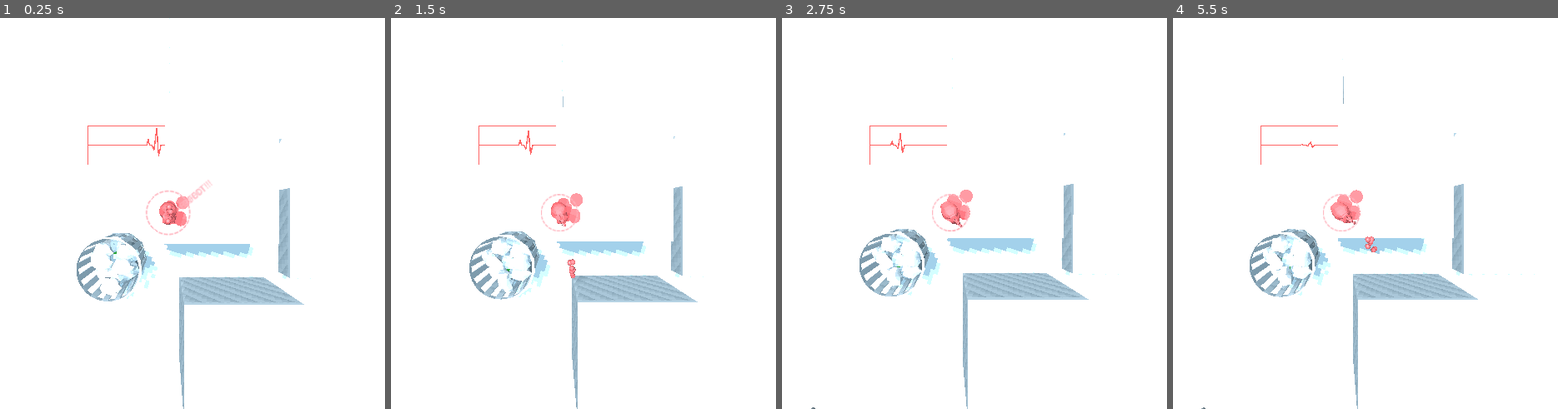
Above: before the commit, frames 1-4 (left to right).
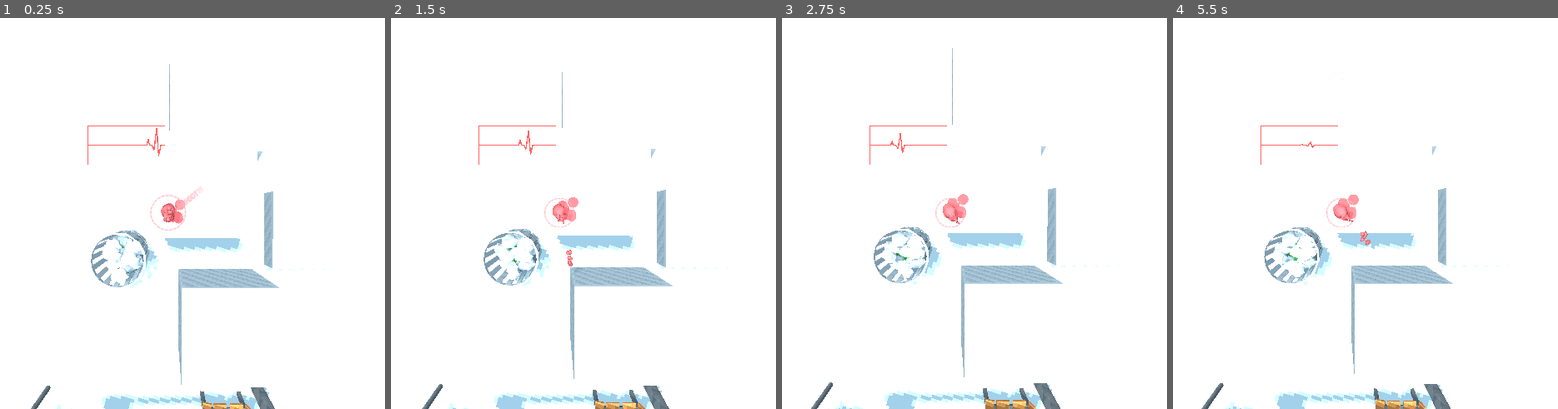
Above: after the commit, the same moments.

Repository: CaptainProton42/ldjam46
Game: Godot game, scene res://TestTopDown.tscn
Same seed, same stepped clock (60 frames per second), same inputs: the game is played once before the commit and once after it.
Inputs (mouse positions are in pixels of both pictures, inside the frame that each line leads up to):
- Up to frame 1 (0.25 s): no input
- Up to frame 2 (1.5 s): tap Space (restart) at 0.5, 1.25 s; move the mouse to (706, 193) at 0.52 s; press the mouse at (706, 193) at 0.53 s; hold W (forward) 0.53-1.28 s; move the mouse to (425, 233) at 1.27 s; release the mouse at (425, 233) at 1.28 s; click (425, 233) at 1.35 s
- Up to frame 3 (2.75 s): tap Space (restart) at 2 s; move the mouse to (1016, 127) at 2.02 s; press the mouse at (1016, 127) at 2.03 s; hold W (forward) from 2.03 s (still down)
- Up to frame 4 (5.5 s): tap Space (restart) at 2.75, 3.5, 4.15, 4.25 s; move the mouse to (1307, 291) at 2.77 s; release the mouse at (1307, 291) at 2.78 s; click (1307, 291) at 2.85 s; move the mouse to (1542, 272) at 3.52 s; release W (forward) at 3.53 s; press the mouse at (1542, 272) at 3.53 s; move the mouse to (outside the picture) at 4.27 s; release the mouse at (outside the picture) at 4.28 s; click (outside the picture) at 4.35 s; move the mouse to (1373, 213) at 5.02 s; press the mouse at (1373, 213) at 5.03 s

The runs differ from the first frame. In frame 1, 7.5% of the frame differs, in the area x 8-88%, y 0-100%; in frame 2, 7.6%, in the area x 8-88%, y 6-100%; in frame 3, 7.5%; in frame 4, 7.6%.

Commit message:
Added shot predictor.

Diff:
--- a/Camera.gd
+++ b/Camera.gd
@@ -1,7 +1,7 @@
 extends Camera
 
 onready var heart = get_node("../Heart")
-onready var offset = Vector3(0.0, 4.0, 0.0)
+onready var offset = Vector3(0.0, 5.0, 0.0)
 
 func _process(delta):
 	translation = heart.translation + offset
--- a/Heart.tscn
+++ b/Heart.tscn
@@ -120,7 +120,7 @@
 nodes/heartbeat_restart/node = SubResource( 13 )
 nodes/heartbeat_restart/position = Vector2( 360, 220 )
 nodes/output/position = Vector2( 1180, 320 )
-node_connections = [ "output", 0, "Add2", "Add2", 0, "heartbeat_amplitude", "Add2", 1, "enable_unsquish", "heartbeat_restart", 0, "anim_heartbeat", "enable_unsquish", 0, "anim_unsquish", "heartbeat_amplitude", 0, "anim_idle", "heartbeat_amplitude", 1, "heartbeat_restart" ]
+node_connections = [ "output", 0, "Add2", "heartbeat_amplitude", 0, "anim_idle", "heartbeat_amplitude", 1, "heartbeat_restart", "heartbeat_restart", 0, "anim_heartbeat", "Add2", 0, "heartbeat_amplitude", "Add2", 1, "enable_unsquish", "enable_unsquish", 0, "anim_unsquish" ]
 
 [sub_resource type="SphereMesh" id=15]
 material = ExtResource( 5 )
@@ -160,14 +160,13 @@
 
 [node name="Heart" type="RigidBody"]
 transform = Transform( 1.0131, -5.94569e-05, -8.20001e-05, 5.90786e-05, 1.01631, -0.00234951, 8.21373e-05, 0.00235695, 1.01309, 0, 0, 0 )
-collision_layer = 3
+collision_layer = 2
 contacts_reported = 1
 contact_monitor = true
 script = ExtResource( 2 )
 jump_force = 7.0
 speed_idle = 0.5
 time_till_death = 6.0
-timing_interval_perfect = 0.15
 timing_interval_good = 0.25
 
 [node name="CollisionShapePhysics" type="CollisionShape" parent="."]
--- a/HelpCircle.tscn
+++ b/HelpCircle.tscn
@@ -46,20 +46,19 @@
 	ALPHA *= alpha;
 }"
 
-[sub_resource type="ShaderMaterial" id=20]
-shader = SubResource( 18 )
+[sub_resource type="ShaderMaterial" id=7]
+shader = SubResource( 6 )
 shader_param/alpha = 0.0
 shader_param/color = Color( 1, 0.392157, 0.392157, 1 )
 shader_param/texture_alpha = ExtResource( 8 )
 
-[sub_resource type="ShaderMaterial" id=19]
-shader = SubResource( 18 )
+[sub_resource type="ShaderMaterial" id=8]
+shader = SubResource( 6 )
 shader_param/alpha = 0.0
 shader_param/color = Color( 1, 0.392157, 0.392157, 1 )
 shader_param/texture_alpha = ExtResource( 9 )
 
-[sub_resource type="Animation" id=5]
-resource_name = "idle"
+[sub_resource type="Animation" id=9]
 tracks/0/type = "bezier"
 tracks/0/path = NodePath(".:scale:x")
 tracks/0/interp = 1
@@ -185,49 +184,49 @@
 "values": [ 0.0, 1.0, 0.0 ]
 }
 
-[sub_resource type="AnimationNodeAdd2" id=7]
-
-[sub_resource type="AnimationNodeAnimation" id=8]
+[sub_resource type="AnimationNodeAdd2" id=11]
+
+[sub_resource type="AnimationNodeAnimation" id=12]
 animation = "pop"
 
-[sub_resource type="AnimationNodeAnimation" id=9]
+[sub_resource type="AnimationNodeAnimation" id=13]
 animation = "idle"
 
-[sub_resource type="AnimationNodeAnimation" id=10]
+[sub_resource type="AnimationNodeAnimation" id=14]
 animation = "heartbeat"
 
-[sub_resource type="AnimationNodeBlend2" id=11]
-
-[sub_resource type="AnimationNodeTimeSeek" id=12]
-
-[sub_resource type="AnimationNodeTimeSeek" id=13]
-
-[sub_resource type="AnimationNodeBlendTree" id=14]
-nodes/Add2/node = SubResource( 7 )
+[sub_resource type="AnimationNodeBlend2" id=15]
+
+[sub_resource type="AnimationNodeTimeSeek" id=16]
+
+[sub_resource type="AnimationNodeTimeSeek" id=17]
+
+[sub_resource type="AnimationNodeBlendTree" id=18]
+nodes/Add2/node = SubResource( 11 )
 nodes/Add2/position = Vector2( 1080, 160 )
-nodes/Animation/node = SubResource( 10 )
+nodes/Animation/node = SubResource( 14 )
 nodes/Animation/position = Vector2( 480, 200 )
-"nodes/Animation 2/node" = SubResource( 8 )
+"nodes/Animation 2/node" = SubResource( 12 )
 "nodes/Animation 2/position" = Vector2( 480, 340 )
-"nodes/Animation 3/node" = SubResource( 9 )
+"nodes/Animation 3/node" = SubResource( 13 )
 "nodes/Animation 3/position" = Vector2( 480, 80 )
-nodes/amplitude/node = SubResource( 11 )
+nodes/amplitude/node = SubResource( 15 )
 nodes/amplitude/position = Vector2( 700, 100 )
-nodes/heartbeat/node = SubResource( 12 )
+nodes/heartbeat/node = SubResource( 16 )
 nodes/heartbeat/position = Vector2( 920, 100 )
 nodes/output/position = Vector2( 1300, 180 )
-nodes/pop/node = SubResource( 13 )
+nodes/pop/node = SubResource( 17 )
 nodes/pop/position = Vector2( 900, 280 )
-node_connections = [ "output", 0, "Add2", "pop", 0, "Animation 2", "amplitude", 0, "Animation 3", "amplitude", 1, "Animation", "heartbeat", 0, "amplitude", "Add2", 0, "heartbeat", "Add2", 1, "pop" ]
-
-[sub_resource type="QuadMesh" id=15]
-
-[sub_resource type="SpatialMaterial" id=16]
+node_connections = [ "output", 0, "Add2", "pop", 0, "Animation 2", "heartbeat", 0, "amplitude", "amplitude", 0, "Animation 3", "amplitude", 1, "Animation", "Add2", 0, "heartbeat", "Add2", 1, "pop" ]
+
+[sub_resource type="QuadMesh" id=19]
+
+[sub_resource type="SpatialMaterial" id=20]
 flags_transparent = true
 albedo_texture = ExtResource( 3 )
 
 [node name="HelpCircle" type="Spatial"]
-transform = Transform( 1.17931, 0, 0, 0, 1.17931, 0, 0, 0, 1.17931, 0, 0, 0 )
+transform = Transform( 0.996809, 0, 0, 0, 0.996809, 0, 0, 0, 0.996809, 0, 0, 0 )
 script = ExtResource( 2 )
 
 [node name="MeshInstance" type="MeshInstance" parent="."]
@@ -242,21 +241,21 @@
 
 [node name="MeshPerfect" type="MeshInstance" parent="."]
 transform = Transform( 0.526655, -0.441916, -1.93168e-08, 0, -3.00516e-08, 0.6875, -0.441916, -0.526655, -2.30208e-08, 0.294583, 0, -0.193873 )
-mesh = SubResource( 17 )
-material/0 = SubResource( 20 )
+mesh = SubResource( 5 )
+material/0 = SubResource( 7 )
 
 [node name="MeshGood" type="MeshInstance" parent="."]
 transform = Transform( 0.526655, -0.441916, -1.93168e-08, 0, -3.00516e-08, 0.6875, -0.441916, -0.526655, -2.30208e-08, 0.296145, 0, -0.193873 )
-mesh = SubResource( 17 )
-material/0 = SubResource( 19 )
+mesh = SubResource( 5 )
+material/0 = SubResource( 8 )
 
 [node name="AnimationPlayer" type="AnimationPlayer" parent="."]
 anims/heartbeat = ExtResource( 4 )
-anims/idle = SubResource( 5 )
-anims/pop = SubResource( 6 )
+anims/idle = SubResource( 9 )
+anims/pop = SubResource( 10 )
 
 [node name="AnimationTree" type="AnimationTree" parent="."]
-tree_root = SubResource( 14 )
+tree_root = SubResource( 18 )
 anim_player = NodePath("../AnimationPlayer")
 parameters/Add2/add_amount = 0.5
 parameters/amplitude/blend_amount = 1.0
--- /dev/null
+++ b/JumpPredictor.tscn
@@ -0,0 +1,24 @@
+[gd_scene load_steps=3 format=2]
+
+[ext_resource path="res://scripts/JumpPredictor.gd" type="Script" id=1]
+
+[sub_resource type="Animation" id=1]
+resource_name = "pulse"
+tracks/0/type = "bezier"
+tracks/0/path = NodePath(".:node_scale")
+tracks/0/interp = 1
+tracks/0/loop_wrap = true
+tracks/0/imported = false
+tracks/0/enabled = true
+tracks/0/keys = {
+"points": PoolRealArray( 1.00317, -0.25, 0, 0.0478099, 0.00268185, 1.17456, -0.0306474, -0.00680387, 0.0269697, -0.00408232, 0.810583, -0.0343251, 0.00612342, 0.0306474, 0.0115665, 1.48799, -0.034325, -0.0054431, 0.128719, -0.0156487, 1, -0.144656, 0.0168508, 0.218209, -0.000680387 ),
+"times": PoolRealArray( 0.00245179, 0.101181, 0.174376, 0.301391, 0.521005 )
+}
+
+[node name="JumpPredictor" type="Spatial"]
+transform = Transform( 0.996809, 0, 0, 0, 0.996809, 0, 0, 0, 0.996809, 0, 0, 0 )
+script = ExtResource( 1 )
+node_scale = 1.00317
+
+[node name="AnimationPlayer" type="AnimationPlayer" parent="."]
+anims/pulse = SubResource( 1 )
--- /dev/null
+++ b/PredictorNode.tscn
@@ -0,0 +1,28 @@
+[gd_scene load_steps=5 format=2]
+
+[ext_resource path="res://scripts/PredictorNode.gd" type="Script" id=1]
+
+[sub_resource type="SphereShape" id=1]
+radius = 0.02
+
+[sub_resource type="SphereMesh" id=2]
+radius = 0.02
+height = 0.04
+
+[sub_resource type="SpatialMaterial" id=3]
+albedo_color = Color( 1, 0.392157, 0.392157, 1 )
+
+[node name="PredictorNode" type="Spatial"]
+script = ExtResource( 1 )
+
+[node name="Area" type="Area" parent="."]
+input_ray_pickable = false
+monitorable = false
+collision_layer = 0
+
+[node name="CollisionShape" type="CollisionShape" parent="Area"]
+shape = SubResource( 1 )
+
+[node name="MeshInstance" type="MeshInstance" parent="."]
+mesh = SubResource( 2 )
+material/0 = SubResource( 3 )
--- /dev/null
+++ b/Spatial.gd
@@ -0,0 +1,23 @@
+extends Spatial
+
+export var num_nodes = 20
+export var spacing = 0.15
+
+var force = Vector3(0.0, -9.81, 0.0)
+
+var nodes = []
+
+onready var node = preload("res://PredictorNode.tscn")
+
+func _ready():
+	for i in range(num_nodes):
+		nodes.append(node.instance())
+		add_child(nodes[i])
+
+func set_impulse(impulse):
+	if impulse:
+		var pos = Vector3(0.0, 0.0, 0.0)
+		for i in range(num_nodes):
+			pos += impulse * spacing
+			impulse += spacing * force
+			nodes[i].translation = pos
--- a/TestTopDown.tscn
+++ b/TestTopDown.tscn
@@ -15,6 +15,7 @@
 [ext_resource path="res://TextAnnouncer.tscn" type="PackedScene" id=13]
 [ext_resource path="res://scripts/LevelFlow.gd" type="Script" id=14]
 [ext_resource path="res://WinTrigger.tscn" type="PackedScene" id=15]
+[ext_resource path="res://JumpPredictor.tscn" type="PackedScene" id=16]
 
 [sub_resource type="BoxShape" id=1]
 
@@ -36,6 +37,7 @@
 
 [node name="StaticBody" type="StaticBody" parent="."]
 transform = Transform( 44.6974, 0, 0, 0, 0.198162, 0, 0, 0, 41.314, 0, 0, 0 )
+input_ray_pickable = false
 
 [node name="CollisionShape" type="CollisionShape" parent="StaticBody"]
 shape = SubResource( 1 )
@@ -56,6 +58,7 @@
 
 [node name="Heart" parent="." instance=ExtResource( 3 )]
 transform = Transform( 1, 0, 0, 0, 1, 0, 0, 0, 1, -2.01476, 3.13379, -0.195002 )
+collision_layer = 3
 
 [node name="w" type="StaticBody" parent="."]
 transform = Transform( 1, 0, 0, 0, 1, 0, 0, 0, 1, 1.67723, -0.15858, 0.276445 )
@@ -194,3 +197,6 @@
 
 [node name="WinTrigger" parent="." instance=ExtResource( 15 )]
 transform = Transform( 1, 0, 0, 0, 1, 0, 0, 0, 1, -6.16392, 0.525921, 0 )
+
+[node name="JumpPredictor" parent="." instance=ExtResource( 16 )]
+heart_path = NodePath("../Heart")
--- /dev/null
+++ b/materials/PredictorNode.tres
@@ -0,0 +1,20 @@
+[gd_resource type="ShaderMaterial" load_steps=2 format=2]
+
+[sub_resource type="Shader" id=3]
+code = "shader_type spatial;
+
+uniform vec4 color : hint_color;
+uniform float scale = 1.0f;
+
+void vertex() {
+	VERTEX *= scale;
+}
+
+void fragment() {
+	ALBEDO = color.rgb;
+}"
+
+[resource]
+shader = SubResource( 3 )
+shader_param/color = Color( 1, 0.392157, 0.392157, 1 )
+shader_param/scale = 1.46409
--- a/scripts/Heart.gd
+++ b/scripts/Heart.gd
@@ -52,7 +52,7 @@
 signal heartbeat
 signal entered_state
 
-var charge_normal
+var charge_normal = Vector3(0.0, 0.0, 0.0)
 
 func _ready():
 	animation_tree.set_active(true)
@@ -74,13 +74,18 @@
 		_enter_state(STATE.charging)
 
 func _on_collider_input(camera, event, pos, normal, shape_idx):
-	charge_normal = normal
+	#charge_normal = normal
+	charge_normal.x = pos.x - translation.x
+	charge_normal.y = pos.y - translation.y
+	charge_normal.z = pos.z - translation.z
+	charge_normal = charge_normal.normalized()
+
 	if Input.is_action_just_pressed("charge"):
 		if state == STATE.idle:
 			_enter_state(STATE.charging)
 	if Input.is_action_just_released("charge"):
 		if state == STATE.charging:
-			var force_dir = -normal
+			var force_dir = -charge_normal
 			restart_heart(force_dir)
 
 func _process(delta):
@@ -94,6 +99,7 @@
 		else:
 			help_circle.arrow.rotation.y = Vector2(charge_normal.x, charge_normal.z).angle_to(Vector2(0.0, 1.0))
 			help_circle.arrow.visible = true
+
 		material.set_shader_param("squish", charge)
 		material.set_shader_param("squish_dir", charge_normal)
 	if state != STATE.dead and state != STATE.boxed:
--- a/scripts/HelpCircle.gd
+++ b/scripts/HelpCircle.gd
@@ -11,6 +11,8 @@
 onready var animation_player = get_node("AnimationPlayer")
 onready var animation_tree = get_node("AnimationTree")
 onready var arrow = get_node("Arrow")
+
+var force
 
 func _ready():
 	animation_tree.active = true
--- /dev/null
+++ b/scripts/JumpPredictor.gd
@@ -0,0 +1,56 @@
+extends Spatial
+
+export var heart_path : NodePath
+
+export var num_nodes = 40
+export var spacing = 0.05
+
+var force = Vector3(0.0, -9.81, 0.0)
+
+var nodes = []
+
+onready var node = preload("res://PredictorNode.tscn")
+onready var heart = get_node(heart_path)
+onready var animation_player = get_node("AnimationPlayer")
+
+export var node_scale : float setget set_node_scale, get_node_scale
+var _node_scale = 1.0
+
+func set_node_scale(value):
+	_node_scale = value
+	if nodes.size() > 0:
+		for i in range(num_nodes):
+			nodes[i].scale = Vector3(1.0, 1.0, 1.0) * _node_scale
+
+func get_node_scale():
+	return _node_scale
+
+func _ready():
+	heart.connect("heartbeat", animation_player, "play", ["pulse"])
+	heart.connect("entered_state", self, "_on_heart_entered_state")
+	for i in range(num_nodes):
+		nodes.append(node.instance())
+		add_child(nodes[i])
+
+func set_impulse(impulse):
+	if impulse:
+		var pos = Vector3(0.0, 0.0, 0.0)
+		for i in range(num_nodes):
+			pos += impulse * spacing
+			impulse += spacing * force
+			nodes[i].translation = pos
+			if nodes[i].colliding:
+				break
+
+func _on_heart_entered_state(state):
+	if state == heart.STATE.charging:
+		visible = true
+	else:
+		visible = false
+
+func _process(_delta):
+	translation = heart.translation
+	if heart.state == heart.STATE.charging:
+		var impulse = -heart.charge_normal.normalized() * heart.charge * heart.jump_force / heart.mass / 1.2
+		impulse.y = -impulse.y
+		set_impulse(impulse)
--- /dev/null
+++ b/scripts/PredictorNode.gd
@@ -0,0 +1,9 @@
+extends Spatial
+
+var colliding = false
+
+func _process(delta):
+	if get_node("Area").get_overlapping_bodies().size() > 0:
+		colliding = true
+	else:
+		colliding = false
Not shown: 3 places in HelpCircle.tscn that only renumber resources
Not shown: 1 places in TestTopDown.tscn that only renumber resources
